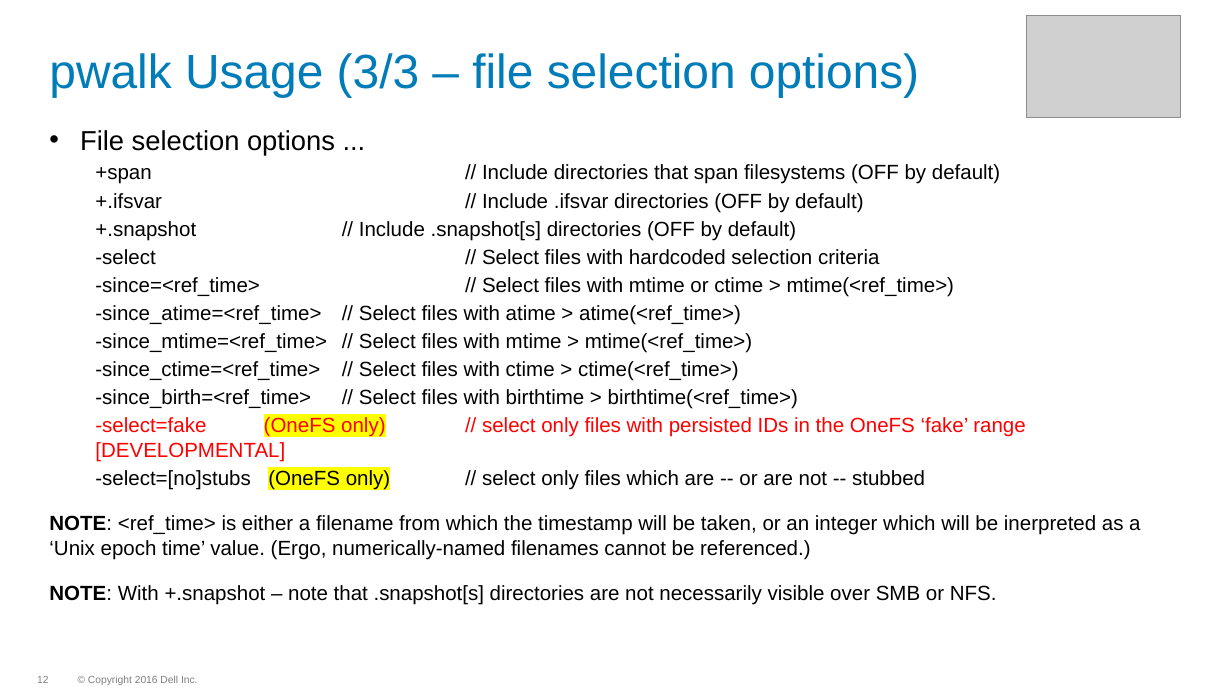
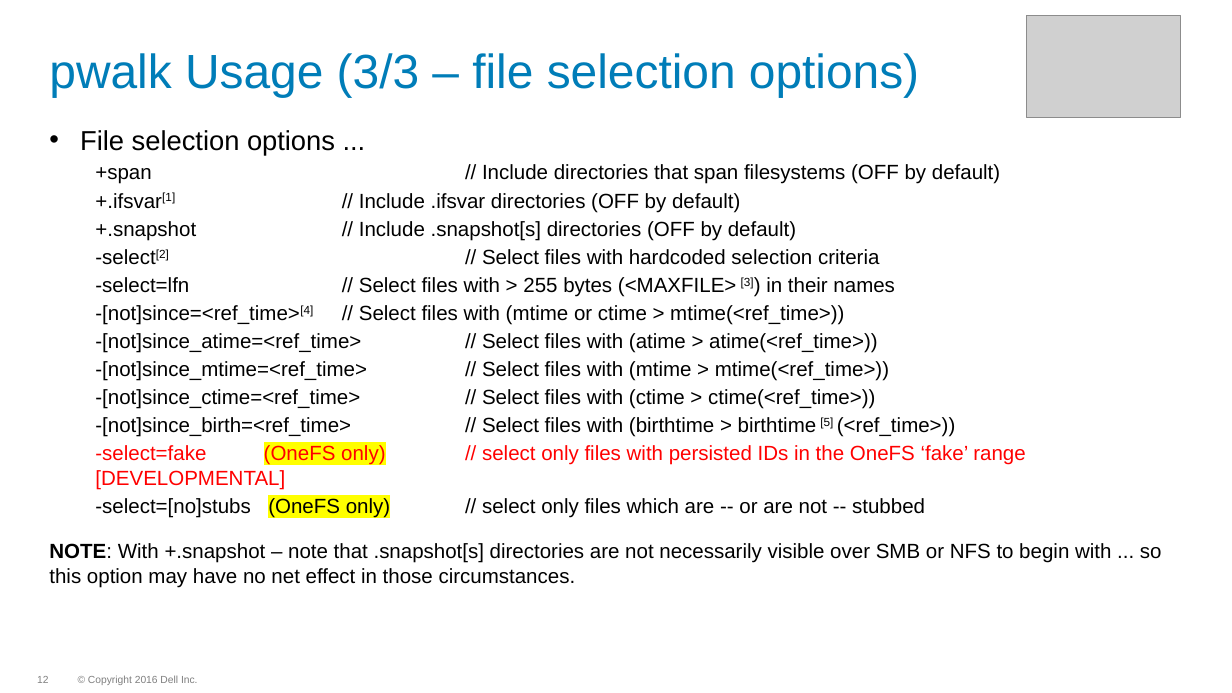
Before and after one commit to WhizBob/pwalk, a slide deck: slide 12 of doc/pwalk_slides.pptx. Drawn at 1232x693 pixels with LibreOffice and Linux fonts; fonts in the diff are those of the drawing; grey boxes stand for pictures; background and template pictures are left out. Boxes give left, top, right and bottom in pixels: in the first picture for what was removed or moved away, otherwise in the second. Text is boxed around its words. In the diff, an @@ line names an element or a change of style, - is before the commit and + after.

```diff
--- a/doc/pwalk_slides.pptx
+++ b/doc/pwalk_slides.pptx
@@ text at bbox=[95, 193, 740, 213]: text changed @@
-  +.ifsvar // Include .ifsvar directories (OFF by default)
+  +.ifsvar[1] // Include .ifsvar directories (OFF by default)
@@ text at bbox=[95, 249, 955, 437]: text changed @@
-  -select // Select files with hardcoded selection criteria
-  -since=<ref_time> // Select files with mtime or ctime > mtime(<ref_time>)
-  -since_atime=<ref_time> // Select files with atime > atime(<ref_time>)
-  -since_mtime=<ref_time> // Select files with mtime > mtime(<ref_time>)
-  -since_ctime=<ref_time> // Select files with ctime > ctime(<ref_time>)
-  -since_birth=<ref_time> // Select files with birthtime > birthtime(<ref_time>)
+  -select[2] // Select files with hardcoded selection criteria
+  -select=lfn // Select files with > 255 bytes (<MAXFILE> [3]) in their names
+  -[not]since=<ref_time>[4] // Select files with (mtime or ctime > mtime(<ref_time>))
+  -[not]since_atime=<ref_time> // Select files with (atime > atime(<ref_time>))
+  -[not]since_mtime=<ref_time> // Select files with (mtime > mtime(<ref_time>))
+  -[not]since_ctime=<ref_time> // Select files with (ctime > ctime(<ref_time>))
+  -[not]since_birth=<ref_time> // Select files with (birthtime > birthtime [5] (<ref_time>))
@@ text at bbox=[49, 543, 1162, 588]: text changed @@
-NOTE: <ref_time> is either a filename from which the timestamp will be taken, or an integer which will be inerpreted as a ‘Unix epoch time’ value. (Ergo, numerically-named filenames cannot be referenced.)
-NOTE: With +.snapshot – note that .snapshot[s] directories are not necessarily visible over SMB or NFS.
+NOTE: With +.snapshot – note that .snapshot[s] directories are not necessarily visible over SMB or NFS to begin with ... so this option may have no net effect in those circumstances.
```
Also in this commit, not shown: 8 other slides changed, 1 slide removed, 19 other files.
